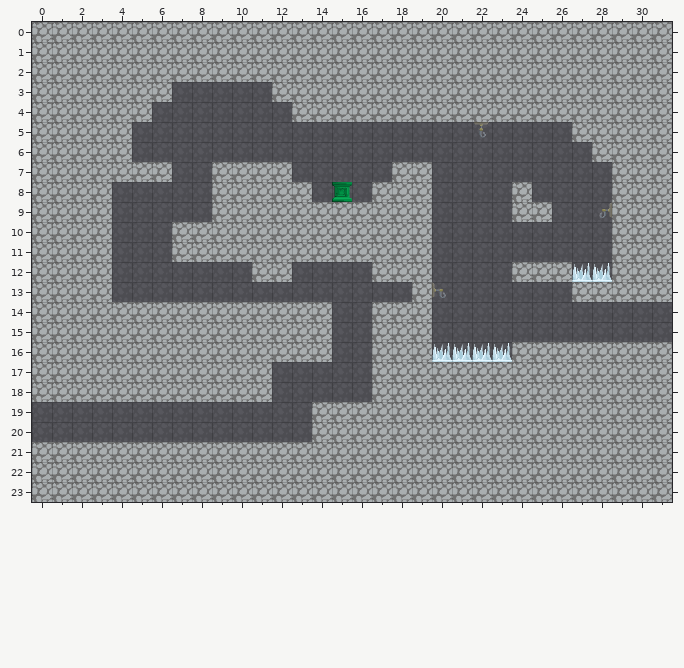
Two versions of a level (Tiled map, TiledMaps/room2-1.tmx). That is the earlier state.
Cells are 32x32 px. Shown: x 0..31, y 0..23.
New version:
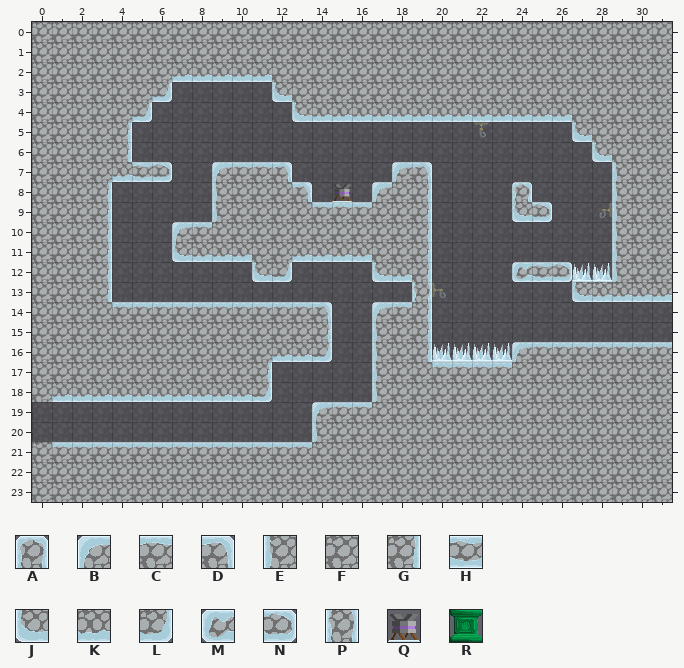
Key: from "tilemap": A 0, B 3, C 4, D 5, E 9, F 10, G 11, H 12, J 15, K 16, L 17, M 18, N 20, P 25, Q 28, R 45.
_ is an empty cell, . an unchanged one.
Change:
--- layer "foreground"
@@ x 1..31 @@
- 2 ......FFFFF....................
- 3 .....F.....F...................
- 4 ....F.......FFFFFFFFFFFFFF.....
- 5 ...F......................F....
- 6 ...F.......................F...
- 7 ...FFF..FFFF.....FF.........F..
- 8 ..F.....F...F.R.F.F....F....F..
- 9 ..F.....F....FFF..F....FF...F..
-10 ..F...FF..........F.........F..
-11 ..F...FFFF..FFFF..F.........F..
-12 ..F.......FF....FFF....FFF..F..
-13 ..F...............F.......FFFFF
-14 ...FFFFFFFFFFF..FFF............
-15 .............F..F.F............
-16 ...........FFF..F.F....FFFFFFFF
-17 ..........F.....F..FFFF........
-18 FFFFFFFFFFF.....F..............
-19 .............FFF...............
-20 .............F.................
-21 FFFFFFFFFFFFF..................
+ 2 ......KKKKK....................
+ 3 .....L.....J...................
+ 4 ....L.......JKKKKKKKKKKKKK.....
+ 5 ...G......................J....
+ 6 ...G.......................J...
+ 7 ...KHN..BCCD.....BD.........E..
+ 8 ..G.....E...D.Q.B.G....A....E..
+ 9 ..G.....E....CCC..G....JN...E..
+10 ..G...BC..........G.........E..
+11 ..G...JKKK..KKKK..G.........E..
+12 ..G.......JL....JKG....MHN..E..
+13 ..G...............P.......JKKKK
+14 ...CCCCCCCCCCD..BCG............
+15 .............G..E.G............
+16 ...........KKL..E.G....BCCCCCCC
+17 ..........G.....E..CCCC........
+18 KKKKKKKKKKL.....E..............
+19 .............BCC...............
+20 .............E.................
+21 CCCCCCCCCCCCC..................
